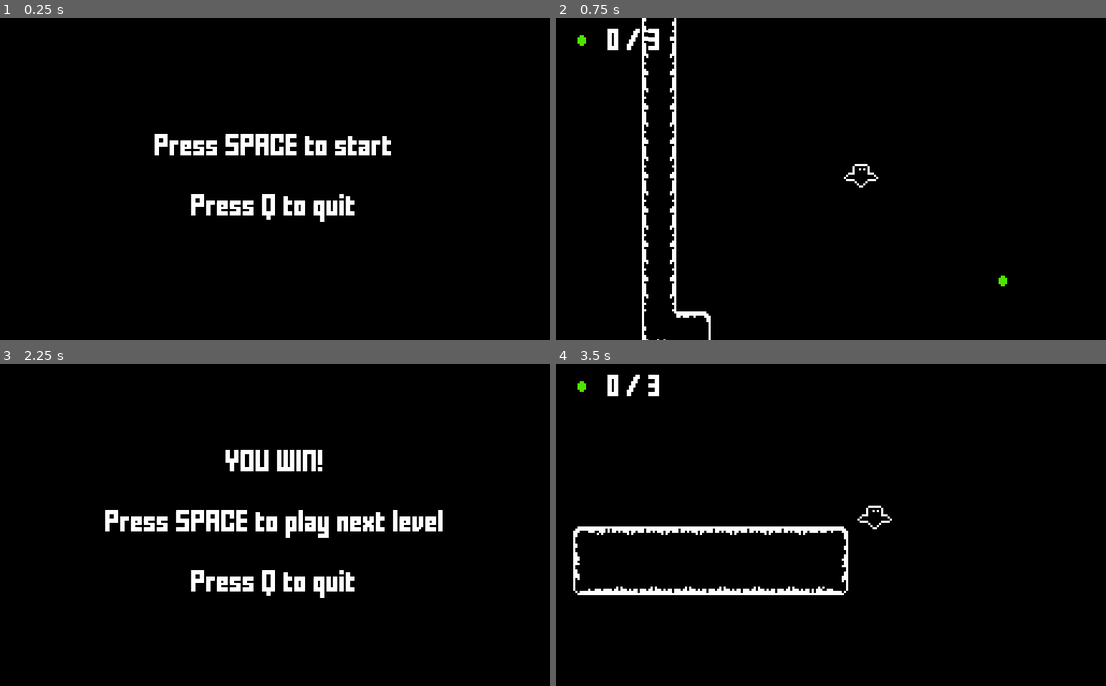
Above: before the commit, frames 1-4 (two rows, left to right).
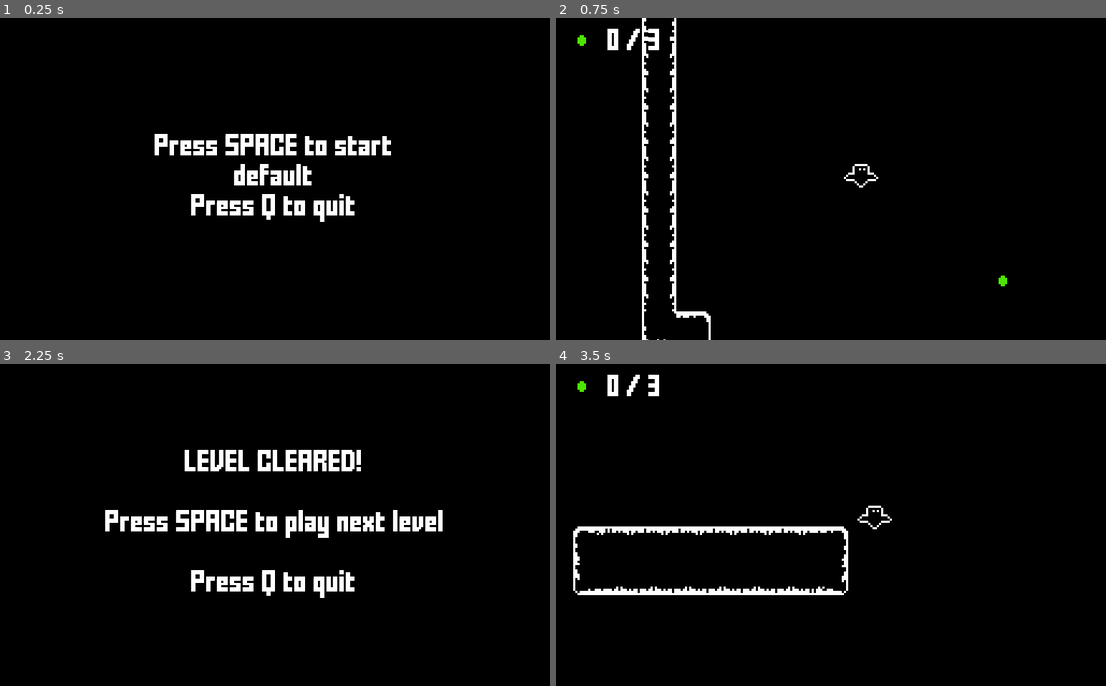
Above: after the commit, the same moments.

Repository: kylehorton33/1bit-platformer
Game: Godot game, scene res://src/Main.tscn
Two runs of this game, one before a commit and one after it. Both use one fixed random seed, a clock stepped at 60 frames per second and the inputs below.
Inputs:
- Up to frame 1 (0.25 s): no input
- Up to frame 2 (0.75 s): tap Space (start) at 0.5 s; hold Right (ui_right) from 0.53 s (still down); hold Space (start) from 0.53 s (still down)
- Up to frame 3 (2.25 s): tap Up (jump) at 0.77, 1.52 s; release Space (start) at 1.28 s; tap Space (start) at 1.35 s; release Right (ui_right) at 2.03 s; hold Left (ui_left) from 2.03 s (still down); hold Space (start) from 2.03 s (still down)
- Up to frame 4 (3.5 s): release Left (ui_left) at 2.78 s; release Space (start) at 2.78 s; hold Right (ui_right) from 2.78 s (still down); tap Space (start) at 2.85 s; tap Up (jump) at 3.02 s

The runs differ from the first frame. In frame 1, 0.6% of the frame differs, in the area x 42-57%, y 45-52%; in frame 2, nothing differs; in frame 3, 1.4%, in the area x 33-66%, y 26-34%; in frame 4, nothing differs.

Commit message:
final win = green :beers:

Diff:
--- a/src/Levels/LevelManager.gd
+++ b/src/Levels/LevelManager.gd
@@ -8,6 +8,7 @@
 const GameUI = preload("res://src/UI/GameUI.tscn")
 
 signal level_won
+signal game_won
 
 func start():
 	level = levels[id].instance()
@@ -22,7 +23,7 @@
 	if id + 1 < levels.size():
 		emit_signal("level_won")
 	else:
-		print("final win state")
+		emit_signal("game_won")
 
 func is_playing():
 	return get_children().size()
--- a/src/Main.gd
+++ b/src/Main.gd
@@ -10,7 +10,8 @@
 	VisualServer.set_default_clear_color(Color(0,0,0))
 	welcome_message()
 	background_music.play()
-	level_manager.connect("level_won", self, "on_win")
+	level_manager.connect("level_won", self, "on_level_win")
+	level_manager.connect("game_won", self, "on_game_win")
 
 func _input(event):
 	if event.is_action_pressed("quit"):
@@ -27,17 +28,27 @@
 	delete_children(ui)
 	level_manager.start()
 
-
 func delete_children(node):
 	for n in node.get_children():
 		n.queue_free()
 
-func on_win():
+func on_level_win():
 	level_manager.id += 1
-	win_message()
+	level_win_message()
 
-func win_message():
+func on_game_win():
+	level_manager.id = 0
+	game_win_message()
+
+func level_win_message():
 	var win_message = FullScreenMessage.instance()
 	ui.add_child(win_message)
-	win_message.text = "YOU WIN!\n\nPress SPACE to play next level\n\nPress Q to quit"
+	win_message.text = "LEVEL CLEARED!\n\nPress SPACE to play next level\n\nPress Q to quit"
 	win_message.play_win()
+
+func game_win_message():
+	var win_message = FullScreenMessage.instance()
+	ui.add_child(win_message)
+	win_message.text = "YOU WIN!\n\nPress SPACE to start over\n\nPress Q to quit"
+	win_message.final_win()
+	win_message.play_win()
--- a/src/UI/FullScreenMessage.gd
+++ b/src/UI/FullScreenMessage.gd
@@ -11,3 +11,6 @@
 
 func play_win():
 	player.play()
+
+func final_win():
+	label.set("custom_colors/font_color", "#4ce600")
--- a/src/UI/FullScreenMessage.tscn
+++ b/src/UI/FullScreenMessage.tscn
@@ -21,6 +21,7 @@
 margin_top = 69.0
 margin_right = 256.0
 margin_bottom = 80.0
+text = "default"
 align = 1
 
 [node name="AudioStreamPlayer" type="AudioStreamPlayer" parent="."]
